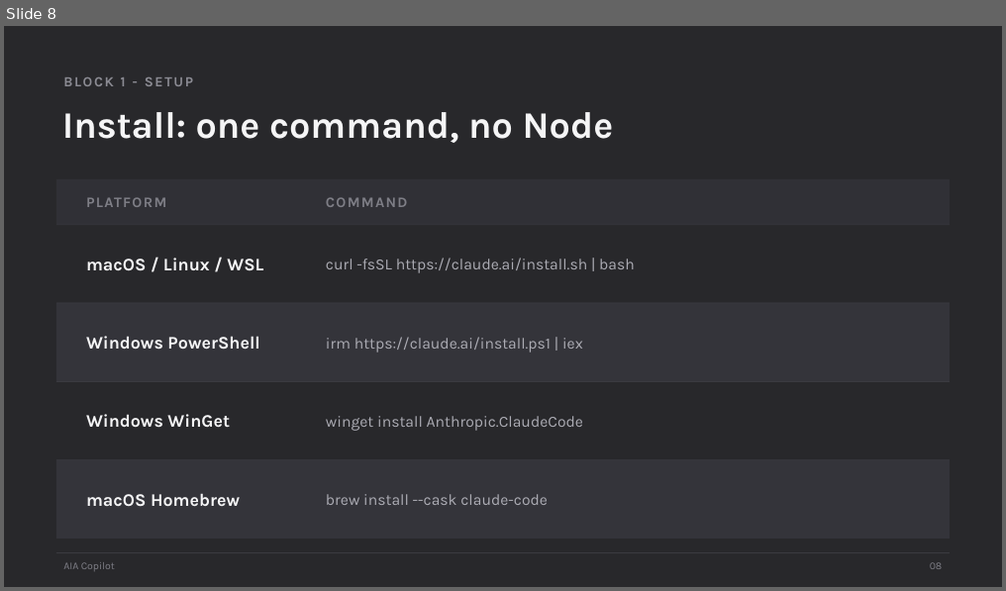
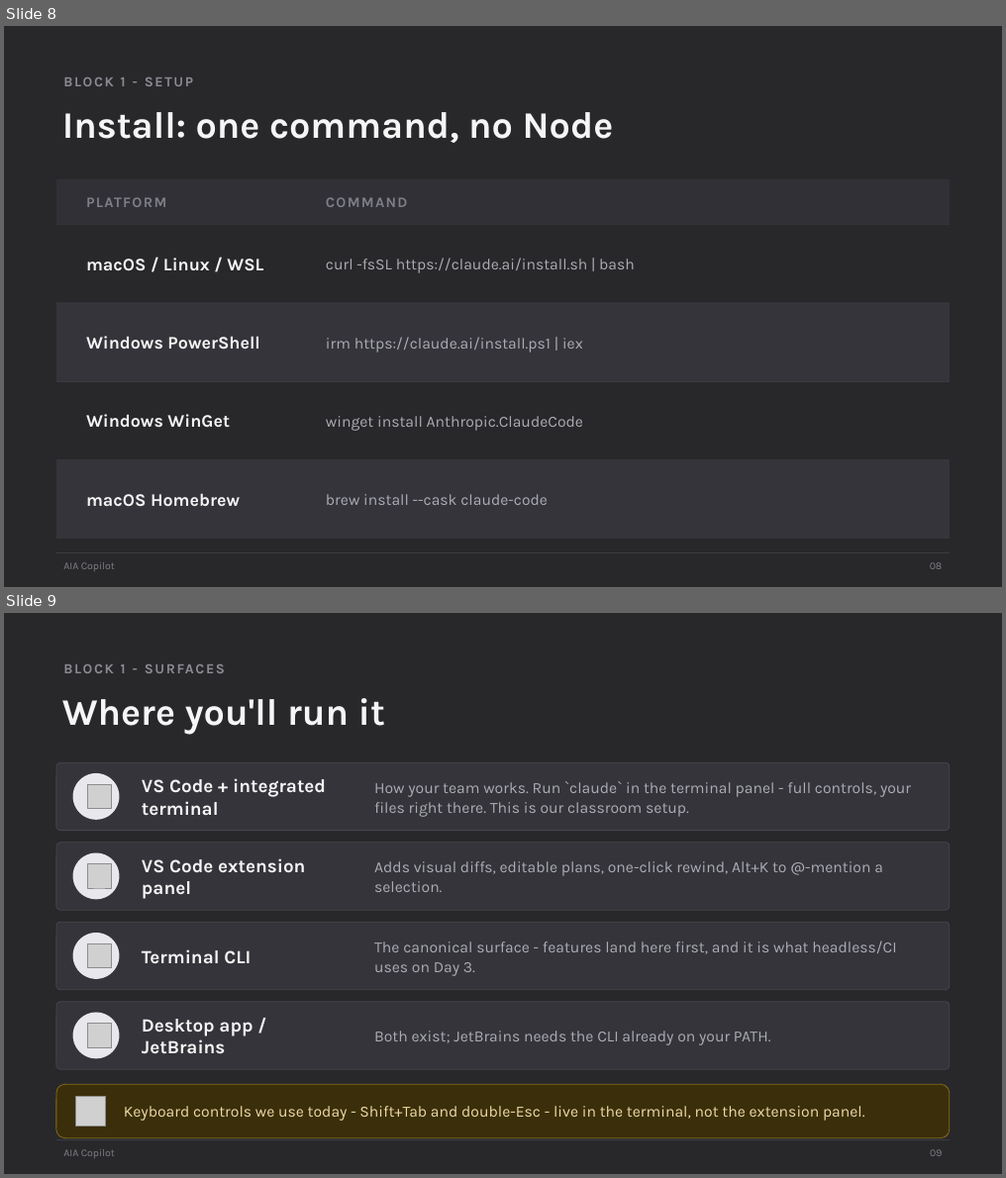
Before and after one commit to scottrhay/AIA-ClaudeCopilot, a slide deck: claude-code-3day/slides/Day1_Claude_Code_Fundamentals.pptx. Shown one above the other, each under a label of ours: slide 8 before the commit, slides 8 and 9 after it. The pictures are 1006x591 and 1006x1178 pixels, drawn with LibreOffice and Linux fonts; fonts in the diff are those of the drawing; grey boxes stand for pictures. Boxes give left, top, right and bottom in pixels: in the first picture for what was removed or moved away, otherwise in the second. Text is boxed around its words. In the diff, an @@ line names an element or a change of style, - is before the commit and + after.

```diff
--- a/claude-code-3day/slides/Day1_Claude_Code_Fundamentals.pptx
+++ b/claude-code-3day/slides/Day1_Claude_Code_Fundamentals.pptx
@@ slide 9 added at [4, 613, 1002, 1174], background #28282B @@
@@ text added at [121, 664, 126, 673], 13.5 pt, text #8B8B93, bold @@
+BLOCK 1 - SURFACES
@@ text added at [62, 698, 385, 734], 36 pt, text #F5F5F6, bold @@
+Where you'll run it
@@ rounded rectangle added at [56, 762, 949, 830], fill #34343A, outline #45454C 0.75 pt @@
@@ ellipse added at [73, 773, 119, 820], fill #E7E7EC @@
@@ picture added at [87, 784, 111, 808] @@
@@ text added at [142, 778, 326, 816], 18 pt, text #F5F5F6, bold @@
+VS Code + integrated terminal
@@ text added at [374, 781, 911, 817], 15 pt, text #ACACB4 @@
+How your team works. Run `claude` in the terminal panel - full controls, your files right there. This is our classroom setup.
@@ rounded rectangle added at [56, 842, 949, 909], fill #34343A, outline #45454C 0.75 pt @@
@@ ellipse added at [73, 854, 119, 900], fill #E7E7EC @@
@@ picture added at [87, 864, 111, 888] @@
@@ text added at [142, 859, 305, 899], 18 pt, text #F5F5F6, bold @@
+VS Code extension panel
@@ text added at [374, 861, 883, 892], 15 pt, text #ACACB4 @@
+Adds visual diffs, editable plans, one-click rewind, Alt+K to @-mention a selection.
@@ rounded rectangle added at [56, 922, 949, 989], fill #34343A, outline #45454C 0.75 pt @@
@@ ellipse added at [73, 933, 119, 979], fill #E7E7EC @@
@@ picture added at [87, 944, 111, 967] @@
@@ text added at [142, 950, 251, 964], 18 pt, text #F5F5F6, bold @@
+Terminal CLI
@@ text added at [374, 941, 896, 976], 15 pt, text #ACACB4 @@
+The canonical surface - features land here first, and it is what headless/CI uses on Day 3.
@@ rounded rectangle added at [56, 1002, 949, 1069], fill #34343A, outline #45454C 0.75 pt @@
@@ ellipse added at [73, 1013, 119, 1059], fill #E7E7EC @@
@@ picture added at [87, 1024, 111, 1048] @@
@@ text added at [142, 1019, 252, 1055], 18 pt, text #F5F5F6, bold @@
+Desktop app / JetBrains
@@ text added at [374, 1031, 771, 1046], 15 pt, text #ACACB4 @@
+Both exist; JetBrains needs the CLI already on your PATH.
@@ rounded rectangle added at [56, 1084, 949, 1139], fill #3A2F0A, outline #8A6B1E 0.75 pt @@
@@ picture added at [76, 1096, 106, 1127] @@
@@ text added at [124, 1106, 865, 1121], 15 pt, text #F0D9A6 @@
+Keyboard controls we use today - Shift+Tab and double-Esc - live in the terminal, not the extension panel.
@@ rectangle added at [56, 1140, 949, 1141], fill #3A3A40 @@
@@ text added at [63, 1150, 115, 1158], 10 pt, text #7E7E86 @@
+AIA Copilot
@@ text added at [930, 1150, 942, 1157], 10 pt, text #7E7E86 @@
+09
```
Also in this commit, not shown: 1 slide changed, 1 slide removed, 4 other files.
